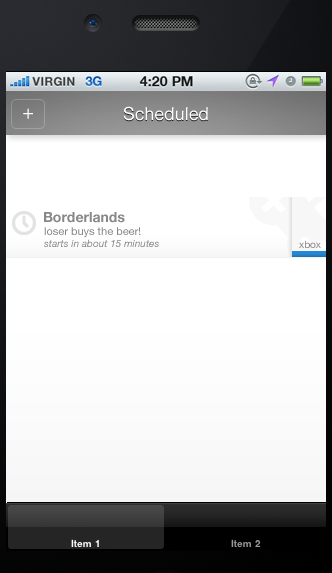
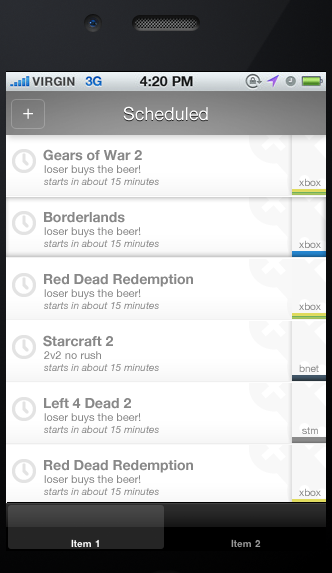
Layers edited between the first and the second 332 x 573 image:
showed group "xbox copy 15" (20 layers) over [6, 423, 326, 503]
showed group "xbox copy 12" (20 layers) over [6, 361, 326, 454]
showed group "xbox copy 9" (20 layers) over [6, 299, 326, 392]
showed group "xbox copy 6" (20 layers) over [6, 237, 326, 330]
added layer "fill copy 7" in group "xbox copy 3" over [6, 197, 326, 257]
showed group "xbox" (1st of 3) (20 layers) over [6, 135, 326, 206]
